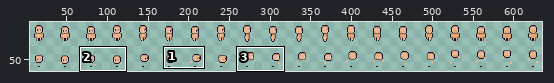
File history of a sprite sheet, assets/sprites/player/Player-Sheet.png. Above: a wide view before the commit, with the close-up outlined.
Close-up. Before the commit:
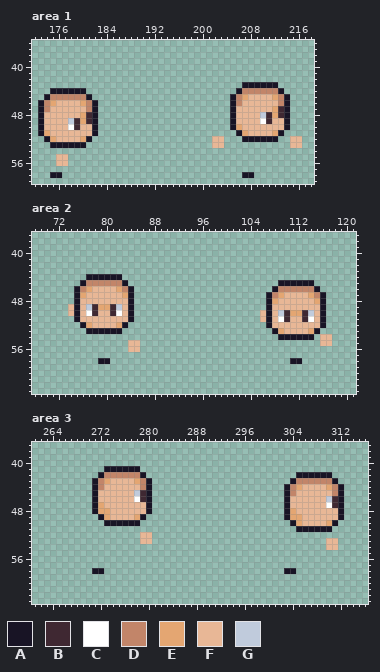
The file is 640x64 pixels. Shown: area 1: x 172..218, y 36..59; area 2: x 68..121, y 37..63; area 3: x 261..316, y 37..63. The wide view leaves out empty margins. The commit also changed other parts of the picture, which this record leaves out.
Palette (. is transparent): A #181425  B #3f2832  C #ffffff  D #c28569  E #e4a672  F #e8b796  G #c0cbdc
Pixels before, area 1, first column x 173:
43 ..................................AAAAAA....
44 ..AAAAAA.........................ADDDDDDA...
45 .ADDDDDDA.......................ADEFFFFEDA..
46 ADEFFFFEDA......................ADFFFFFFDA..
47 ADFFFFFFDA......................AFFFFFFEBA..
48 AFFFFFFEBA......................AFFFFGBEBA..
49 AFFFFGBEBA......................AFFFFCBFFA..
50 AFFFFCBFFA......................AEFFFFFFFA..
51 AEFFFFFFFA.......................AEFFFFEA...
52 .AEFFFFEA....................FF...AAAAAA..FF
53 ..AAAAAA.....................FF...........FF
54 ............................................
55 ...FF.......................................
56 ...FF.......................................
57 ............................................
58 ..AA..............................AA........
Pixels before, area 2, first column x 74:
44 ...AAAAAA...................................
45 ..ADDDDDDA.........................AAAAAA...
46 .ADEFFFFEDA.......................ADDDDDDA..
47 .AEFFFFFFEA......................ADEFFFFEDA.
48 .AFFFFFFFFA......................AEFFFFFFEA.
49 FAFGBEEBGFA......................AFFFFFFFFA.
50 FAFCBFFBCFA.....................FAFGBEEBGFA.
51 .AFFFFFFFFA.....................FAFCBFFBCFA.
52 ..AEFFFFEA.......................AFFFFFFFFA.
53 ...AAAAAA.........................AEFFFFEA..
54 ...................................AAAAAA.FF
55 ..........FF..............................FF
56 ..........FF................................
57 ............................................
58 .....AA..............................AA.....
Pixels before, area 3, first column x 271:
41 ..AAAAAA..................................
42 .ADDDDDDA.........................AAAAAA..
43 ADEFFFFEDA.......................ADDDDDDA.
44 ADFFFFFFDA......................ADEFFFFEDA
45 AFFFFFFGBA......................ADFFFFFFDA
46 AFFFFFFCBA......................AFFFFFFGBA
47 AEFFFFFFFA......................AFFFFFFCBA
48 AEEFFFFFFA......................AEFFFFFFFA
49 .AEFFFFEA.......................AEEFFFFFFA
50 ..AAAAAA.........................AEFFFFEA.
51 ..................................AAAAAA..
52 ........FF................................
53 ........FF.............................FF.
54 .......................................FF.
55 ..........................................
56 ..........................................
57 ..........................................
58 AA..............................AA........
Now the later version:
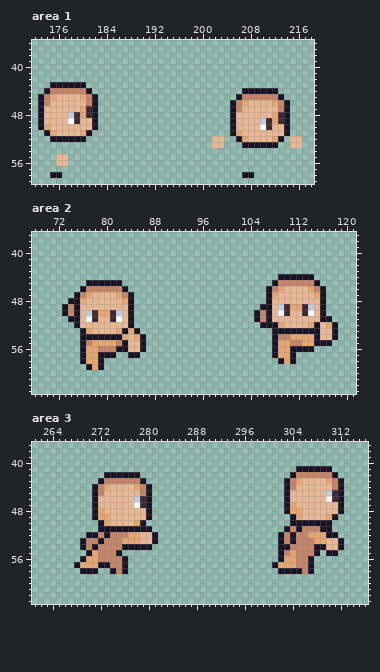
Change:
Changed rows in their new state; - is an unchanged pixel.
Area 1:
first column x 173:
43 --AAAAAA--------------------------......--
44 -ADDDDDDA------------------------.AAAAAA.-
45 ADEFFFFEDA----------------------.ADDDDDDA.
46 --F----F--------------------------E----E--
47 -F-----EB------------------------D-----FD-
48 -----GB------------------------------FF---
49 -----C-FF----------------------------G-EB-
50 -E---FF--------------------------F---CB---
51 .AE----EA.----------------------AEF----FFA
52 -.AAAAAA.------------------------AEFFFFEA-
53 --......--------------------------AAAAAA--
Area 2:
first column x 73:
44 ----......--------------------------AAAAAA----
45 ---.AAAAAA.------------------------ADDDDDDA---
46 --.ADDDDDDA.----------------------ADEFFFFEDA--
47 ---DE----ED------------------------EF----FE---
48 -A-E------E------------------------F------F---
49 AD--FFFFFF-----------------------A--GBEEBG----
50 AD--G-EE-G----------------------AD--C-FF-C----
51 -A--CB--BC----------------------AD--FF--FF--A-
52 --AFF----FFA---------------------A-AE----EAFEA
53 ---AEFFFFEAEA-----------------------AAAAAA-FFA
54 ---AAAAAAAEFEA---------------------ADDEEEEA--A
55 ---ADEEEEDA--A---------------------AEEDDEEAAA-
56 ---AEEDDDAA--A---------------------AEEAAAA----
57 ---AEEAAA--AA----------------------AEEA-------
58 ---AEE-.----------------------------AE-.------
59 ----AEA---------------------------------------
Area 3:
first column x 268:
41 -----......--------------------------AAAAAA--
42 ----.AAAAAA.------------------------ADDDDDDA-
43 ---.ADDDDDDA.----------------------ADEFFFFEDA
44 -----E----E--------------------------F----F--
45 ----D-----FD------------------------F-----GB-
46 ----------G-------------------------------C--
47 ----F-----CB------------------------E-----FF-
48 -----F-------------------------------E-------
49 ---AE-----FFA----------------------.A-----EA.
50 ----AEFFFFEA-------------------------AAAAAA.-
51 ----AAAAAAAAA----------------------AD-DDD----
52 --AADADDDEE--A--------------------ADADDEEEAA-
53 -ADDADDDEEE--A--------------------ADADDDEE--A
54 -ADADDDDAAAAA---------------------AADDDDAA--A
55 --AEDDDA--------------------------ADEDDDA-AA-
56 -AEEDDDDA-------------------------AEEDDA-----
57 AEEEAADDA------------------------AEEEDDA-----
58 -AA-.-ADA-------------------------A--ADA-----
Boxes around the changes in both close-ups, in picture pixels (x1, y1, x2, y2):
changed: (38, 82, 98, 148)
changed: (230, 82, 290, 148)
changed: (62, 274, 146, 370)
changed: (254, 274, 338, 364)
changed: (74, 466, 158, 574)
changed: (272, 466, 344, 574)
